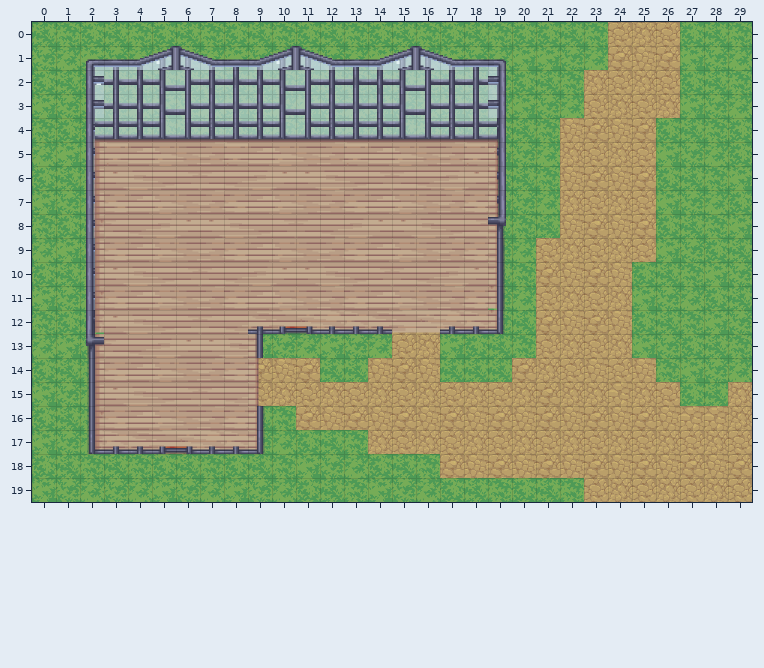
Two versions of a level (Tiled map (JSON), office.tmj). Above: the version before the commit.
Cells are 32x32 px. Shown: x 0..29, y 0..19.
And afterwards:
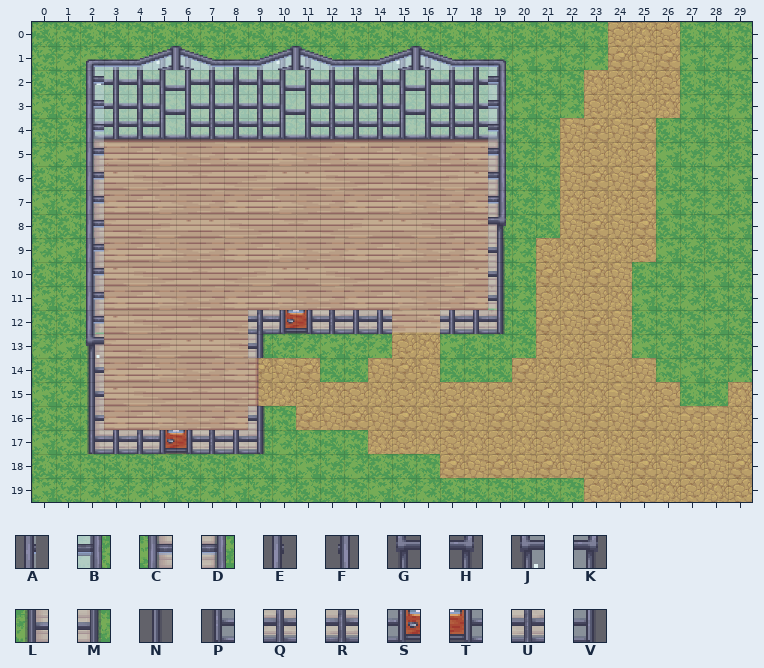
Key: from "modernexterior02": A 312, B 1045, C 1462, D 1473, E 1475, F 1475 flipped left-right, G 1556, H 1567, J 1569, K 1580, L 1783, M 1794, N 1807, P 2211, Q 2213, R 2215, S 2216, T 2217, U 2218, V 2222.
_ is an empty cell.
See-through tiles are keyed as they look on the map.
Changes in this commit:
Layer "above/above2":
y 4..6: x 2 A -> C; x 19 F -> B
y 7: x 2 A -> C; x 19 F -> D
y 8: x 2 A -> C; x 19 H -> K
y 9..11: x 2 A -> C; x 19 N -> M
y 12: x 2 E -> C; x 9..14 ______ -> RSTUQQ; x 17..19 ___ -> QQV
y 13: x 2 G -> J; x 9 _ -> M
y 14..15: x 2 _ -> L
y 16: x 2 _ -> L; x 9 _ -> M
y 17: x 2..9 ________ -> PQRSTUQV
Boxes around the changes in both pictures, in picture pixels (x1, y1, x2, y2):
changed: (87, 118, 392, 454)
changed: (440, 118, 505, 334)
